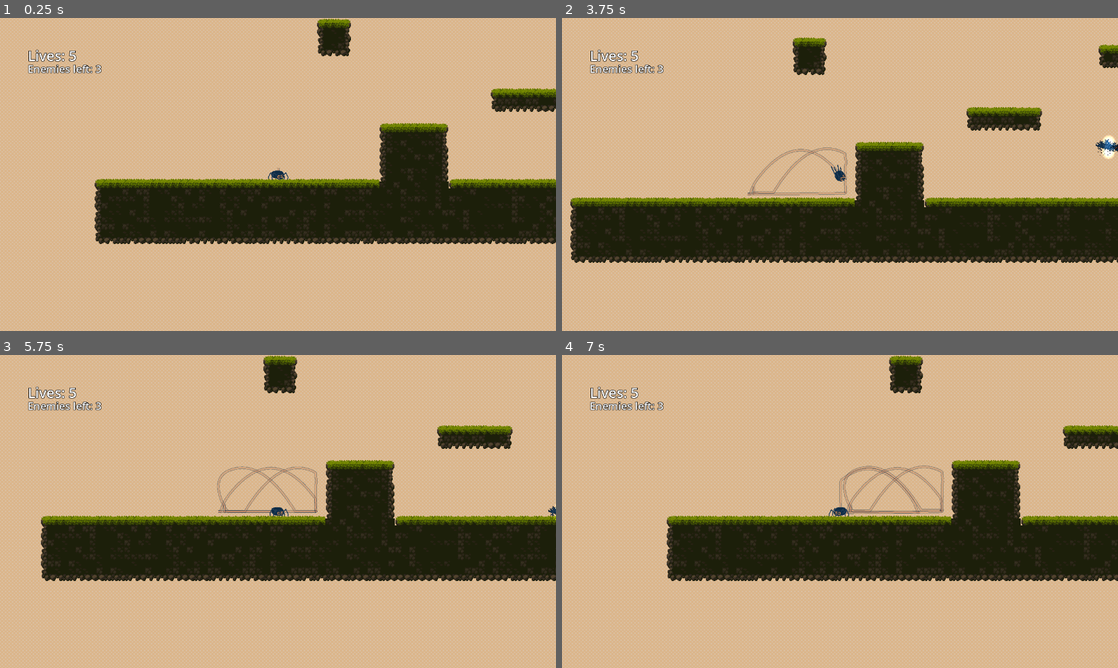
Above: before the commit, frames 1-4 (two rows, left to right).
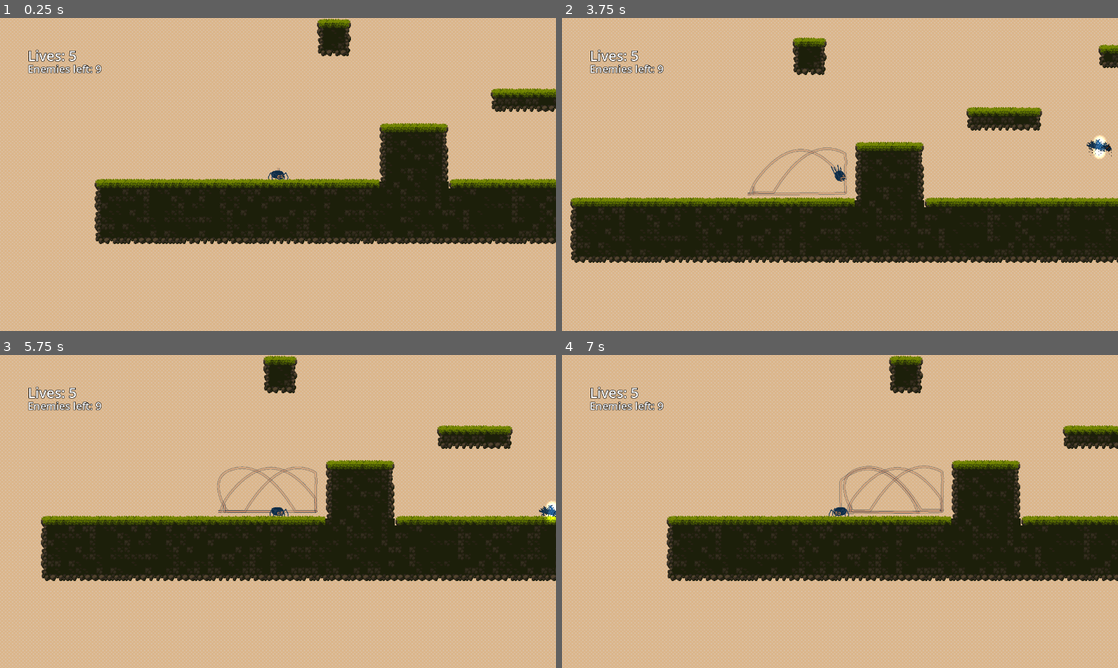
Above: after the commit, the same moments.

Repository: changedcharacter/KiwiJam2026-ThemeTBA
Game: Godot game, scene res://scripts/test_stage.tscn
Two runs of this game, one before a commit and one after it. Both use one fixed random seed, a clock stepped at 60 frames per second and the inputs below.
Inputs (mouse positions are in pixels of both pictures, inside the frame that each line leads up to):
- Up to frame 1 (0.25 s): no input
- Up to frame 2 (3.75 s): tap Enter at 0.5 s; move the mouse to (962, 158) at 0.52 s; hold W (climb) 0.53-1.28 s; hold Right (move_right) 0.53-2.03 s; tap Space (jump) at 0.77, 1.52, 3.02 s; move the mouse to (728, 190) at 1.27 s; click (728, 190) at 1.35 s; move the mouse to (895, 105) at 2.02 s; hold Left (move_left) 2.03-2.78 s; hold W (climb) 2.03-2.78 s; move the mouse to (812, 237) at 2.77 s; hold Right (move_right) from 2.78 s (still down); click (812, 237) at 2.85 s; move the mouse to (1006, 221) at 3.52 s; hold W (climb) from 3.53 s (still down)
- Up to frame 3 (5.75 s): tap Space (jump) at 3.77, 4.52 s; move the mouse to (111, 464) at 4.27 s; release Right (move_right) at 4.28 s; release W (climb) at 4.28 s; hold Left (move_left) 4.28-5.03 s; click (111, 464) at 4.35 s; move the mouse to (305, 511) at 5.02 s; hold Right (move_right) from 5.03 s (still down); hold W (climb) from 5.03 s (still down)
- Up to frame 4 (7 s): move the mouse to (756, 433) at 5.77 s; release Right (move_right) at 5.78 s; release W (climb) at 5.78 s; hold Left (move_left) from 5.78 s (still down); click (756, 433) at 5.85 s; tap Space (jump) at 6.02, 6.77 s; move the mouse to (962, 495) at 6.52 s; hold W (climb) from 6.53 s (still down)

The runs differ from the first frame. In frame 1, less than 0.1% of the frame differs, in the area x 17-19%, y 15-18%; in frame 2, 0.3%, in the area x 17-100%, y 15-46%; in frame 3, 0.2%; in frame 4, less than 0.1%.

Commit message:
feat: replaced placeholder enemies

Diff:
--- a/Wasp.tscn
+++ b/Wasp.tscn
@@ -3,6 +3,7 @@
 [ext_resource type="Script" uid="uid://dtayi2tc3wqox" path="res://wasp.gd" id="1_gy4hm"]
 [ext_resource type="Texture2D" uid="uid://bp2sq3ykftvcs" path="res://assets/wasp.png" id="2_34ah8"]
 [ext_resource type="Script" uid="uid://c1ijdta484g1o" path="res://scripts/entangle_mechanic.gd" id="3_2wqlf"]
+[ext_resource type="Texture2D" uid="uid://b8lf7u77gbdy0" path="res://assets/wasp_entangled.png" id="3_sfiok"]
 [ext_resource type="Texture2D" uid="uid://b3e6juquxyqls" path="res://assets/Legacy-Fantasy - High Forest 2.3/HUD/Base-01.png" id="4_34ah8"]
 
 [sub_resource type="CircleShape2D" id="CircleShape2D_gy4hm"]
@@ -23,6 +24,10 @@
 atlas = ExtResource("2_34ah8")
 region = Rect2(192, 0, 64, 64)
 
+[sub_resource type="AtlasTexture" id="AtlasTexture_rlh1q"]
+atlas = ExtResource("3_sfiok")
+region = Rect2(0, 0, 64, 64)
+
 [sub_resource type="SpriteFrames" id="SpriteFrames_2wqlf"]
 animations = [{
 "frames": [{
@@ -40,6 +45,14 @@
 }],
 "loop": true,
 "name": &"default",
+"speed": 5.0
+}, {
+"frames": [{
+"duration": 1.0,
+"texture": SubResource("AtlasTexture_rlh1q")
+}],
+"loop": true,
+"name": &"webbed",
 "speed": 5.0
 }]
 
@@ -80,13 +93,12 @@
 
 [node name="AnimatedSprite2D" type="AnimatedSprite2D" parent="." unique_id=478589221]
 sprite_frames = SubResource("SpriteFrames_2wqlf")
-frame_progress = 0.0582436
+animation = &"webbed"
 
 [node name="NavigationAgent2D" type="NavigationAgent2D" parent="." unique_id=1520539602]
 path_desired_distance = 98.05
 target_desired_distance = 1000.0
 avoidance_enabled = true
-debug_enabled = true
 
 [node name="Timer" type="Timer" parent="NavigationAgent2D" unique_id=1309267369]
 wait_time = 0.3
--- a/scripts/grasshopper.gd
+++ b/scripts/grasshopper.gd
@@ -7,7 +7,7 @@
 @onready var chase_timer = $ChaseTimer
 @onready var hop_timer = $HopTimer
 @onready var hop_duration = $HopTimer/HopDuration
-
+@onready var player = get_tree().get_first_node_in_group("player")
 
 var speed = 20
 var chase_speed = 60
@@ -128,6 +128,7 @@
 	SFX_Manager.play_sound_effect_from_dictionary("paper_scrunch")
 	current_state = States.DEAD
 	hud.enemies -= 1
+	player.lives += 1
 	$TextureProgressBar.queue_free()
 	$Hitbox.queue_free()
 	$Entangle_Mechanic.queue_free()
--- a/scripts/hud.gd
+++ b/scripts/hud.gd
@@ -6,11 +6,8 @@
 @onready var win_timer = $WinTimer
 var enemies = 0
 
-func _ready() -> void:
-	player.connect("hit", update_lives_label)
-	update_lives_label()
-
 func _process(_delta: float) -> void:
+	lives_label.text = "Lives: " + str(player.lives)
 	enemy_label.text = "Enemies left: " + str(enemies)
 	if enemies <= 0 and win_timer.is_stopped():
 		win_timer.start()
@@ -21,9 +18,6 @@
 		if not tree.paused:
 			tree.paused = true
 			move_pause_panel()
-
-func update_lives_label():
-	lives_label.text = "Lives: " + str(player.lives)
 
 func move_pause_panel():
 	var pausePanel = $PausePanel
--- a/scripts/test_stage.tscn
+++ b/scripts/test_stage.tscn
@@ -4,10 +4,8 @@
 [ext_resource type="Texture2D" uid="uid://dba3kxj2l1lir" path="res://assets/background.png" id="1_r11g4"]
 [ext_resource type="Texture2D" uid="uid://diwmpepydgkem" path="res://assets/Legacy-Fantasy - High Forest 2.3/Assets/Tiles.png" id="2_sx7bb"]
 [ext_resource type="Texture2D" uid="uid://djcd2ysa6384x" path="res://assets/Legacy-Fantasy - High Forest 2.3/Assets/Tree-Assets.png" id="3_jr3ou"]
-[ext_resource type="Texture2D" uid="uid://dymvg4qeitbrc" path="res://assets/Wasp_placeholder.png" id="4_53n4j"]
 [ext_resource type="PackedScene" uid="uid://byqaqgyoijv3d" path="res://scripts/hud.tscn" id="4_dfd7s"]
 [ext_resource type="PackedScene" uid="uid://cmmgn7n0w4xtv" path="res://Wasp.tscn" id="7_r11g4"]
-[ext_resource type="Texture2D" uid="uid://dqv82xpeqrng2" path="res://assets/spider-placeholder.png" id="5_r11g4"]
 [ext_resource type="PackedScene" uid="uid://cohoofblo028r" path="res://grasshopper.tscn" id="10_hp1qi"]
 
 [sub_resource type="TileSetAtlasSource" id="TileSetAtlasSource_jr3ou"]
@@ -1153,71 +1151,10 @@
 [node name="Player" parent="." unique_id=1352617234 instance=ExtResource("1_ny0e7")]
 position = Vector2(-768, 440)
 
-[node name="Node2D" type="Node2D" parent="." unique_id=1426389600]
-position = Vector2(0, 1)
-
-[node name="Fantasy" type="TileMapLayer" parent="Node2D" unique_id=1475517902]
-position = Vector2(-87, 8)
+[node name="Fantasy" type="TileMapLayer" parent="." unique_id=1475517902]
+position = Vector2(-87, 9)
 tile_map_data = PackedByteArray("AABQACUAAAADAAQAAABQACQAAAABAAIAAABQACMAAAACAAMAAABQACIAAAACAAMAAABQACEAAAABAAIAAABQAC …(67408 unchanged characters)…
 tile_set = SubResource("TileSet_dfd7s")
-
-[node name="WaspPlaceholder" type="Sprite2D" parent="Node2D" unique_id=1706072559]
-position = Vector2(582.00006, 89.000015)
-scale = Vector2(0.09293194, 0.101275906)
-texture = ExtResource("4_53n4j")
-
-[node name="WaspPlaceholder2" type="Sprite2D" parent="Node2D" unique_id=523542381]
-position = Vector2(1408.0001, 245)
-scale = Vector2(0.08311528, 0.09609252)
-texture = ExtResource("4_53n4j")
-
-[node name="WaspPlaceholder3" type="Sprite2D" parent="Node2D" unique_id=543740280]
-position = Vector2(2054, 204.00002)
-scale = Vector2(0.05710078, 0.069278285)
-texture = ExtResource("4_53n4j")
-
-[node name="WaspPlaceholder4" type="Sprite2D" parent="Node2D" unique_id=1178496354]
-position = Vector2(184.99998, -592)
-scale = Vector2(0.05562824, 0.070923135)
-texture = ExtResource("4_53n4j")
-
-[node name="SpiderPlaceholder" type="Sprite2D" parent="Node2D" unique_id=1581928972]
-position = Vector2(-569, -667)
-texture = ExtResource("5_r11g4")
-
-[node name="SpiderPlaceholder2" type="Sprite2D" parent="Node2D" unique_id=550140935]
-position = Vector2(1473, -387)
-texture = ExtResource("5_r11g4")
-
-[node name="WaspPlaceholder5" type="Sprite2D" parent="Node2D" unique_id=1921138050]
-position = Vector2(1625, -422)
-scale = Vector2(0.14921471, 0.1758373)
-texture = ExtResource("4_53n4j")
-
-[node name="WaspPlaceholder6" type="Sprite2D" parent="Node2D" unique_id=1709491824]
-position = Vector2(2341, -455)
-scale = Vector2(0.12303655, -0.10526316)
-texture = ExtResource("4_53n4j")
-
-[node name="WaspPlaceholder7" type="Sprite2D" parent="Node2D" unique_id=1281159947]
-position = Vector2(2118, -466.00003)
-scale = Vector2(0.077225134, 0.09170654)
-texture = ExtResource("4_53n4j")
-
-[node name="WaspPlaceholder8" type="Sprite2D" parent="Node2D" unique_id=1673276193]
-position = Vector2(2302.0002, 392)
-scale = Vector2(0.14267, 0.13795853)
-texture = ExtResource("4_53n4j")
-
-[node name="WaspPlaceholder8" type="Sprite2D" parent="Node2D/WaspPlaceholder8" unique_id=1567347535]
-position = Vector2(2320.0374, -7.248596)
-scale = Vector2(0.8074178, 0.7527748)
-texture = ExtResource("4_53n4j")
-
-[node name="SpiderPlaceholder" type="Sprite2D" parent="Node2D/WaspPlaceholder8" unique_id=1380763894]
-position = Vector2(995.30206, 478.40466)
-scale = Vector2(4.6617074, 3.7845001)
-texture = ExtResource("5_r11g4")
 
 [node name="Box" type="Node2D" parent="." unique_id=37551042]
 position = Vector2(-54, 156)
@@ -1250,14 +1187,36 @@
 
 [node name="HUD" parent="." unique_id=899098104 instance=ExtResource("4_dfd7s")]
 
-[node name="Grasshopper2" parent="." unique_id=1250482131 instance=ExtResource("10_hp1qi")]
+[node name="Enemy Pool" type="Node2D" parent="." unique_id=1884437833]
 position = Vector2(240, 408)
 
-[node name="Grasshopper" parent="." unique_id=1880106891 instance=ExtResource("10_hp1qi")]
-position = Vector2(2466, 408)
-
-[node name="Wasp" parent="." unique_id=549920511 instance=ExtResource("7_r11g4")]
-position = Vector2(-110, -110)
+[node name="Grasshopper" parent="Enemy Pool" unique_id=1880106891 instance=ExtResource("10_hp1qi")]
+position = Vector2(2226, 0)
+
+[node name="Grasshopper2" parent="Enemy Pool" unique_id=1250482131 instance=ExtResource("10_hp1qi")]
+position = Vector2(-21, 0)
+
+[node name="Wasp" parent="Enemy Pool" unique_id=549920511 instance=ExtResource("7_r11g4")]
+position = Vector2(75, -465)
+
+[node name="Wasp4" parent="Enemy Pool" unique_id=787527847 instance=ExtResource("7_r11g4")]
+position = Vector2(1466, -375)
+scale = Vector2(1.25, 1.25)
+
+[node name="Wasp2" parent="Enemy Pool" unique_id=487560909 instance=ExtResource("7_r11g4")]
+position = Vector2(214, -957)
+
+[node name="Wasp5" parent="Enemy Pool" unique_id=1970241349 instance=ExtResource("7_r11g4")]
+position = Vector2(-818, -1075)
+
+[node name="Grasshopper3" parent="Enemy Pool" unique_id=770031318 instance=ExtResource("10_hp1qi")]
+position = Vector2(862, -21)
+
+[node name="Grasshopper4" parent="Enemy Pool" unique_id=868375862 instance=ExtResource("10_hp1qi")]
+position = Vector2(1246, -805)
+
+[node name="Wasp6" parent="Enemy Pool" unique_id=1878221122 instance=ExtResource("7_r11g4")]
+position = Vector2(2235, -621)
 
 [node name="NavigationRegion2D" type="NavigationRegion2D" parent="." unique_id=1965154179]
 visible = false
--- a/wasp.gd
+++ b/wasp.gd
@@ -55,6 +55,7 @@
 
 func die():
 	hud.enemies -= 1
+	player.lives += 1
 	current_state = States.DEAD
 	$TextureProgressBar.queue_free()
 	$Entangle_Mechanic.queue_free()
Binary file added: assets/wasp_entangled.png
Not shown, added: assets/wasp_entangled.png.import
